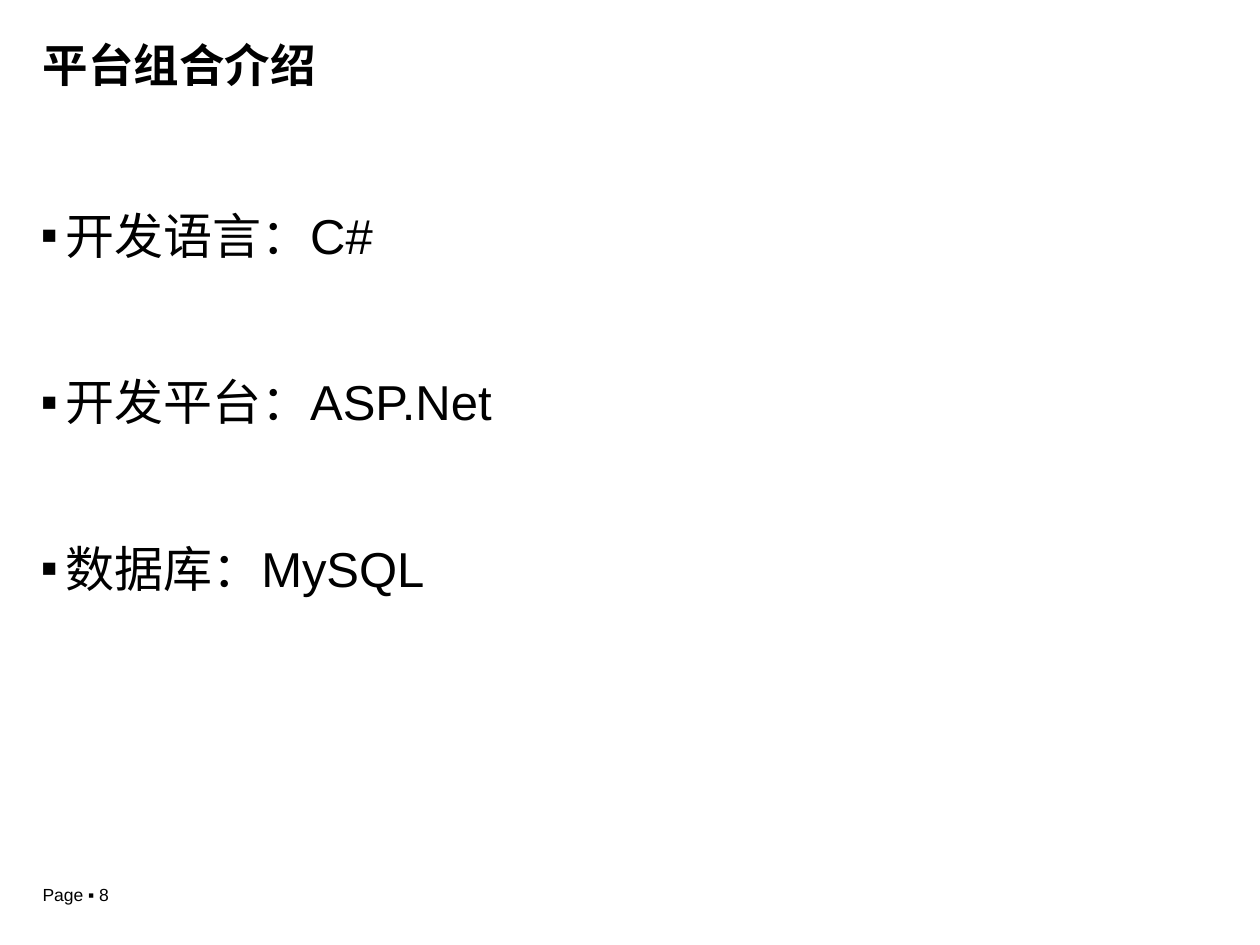
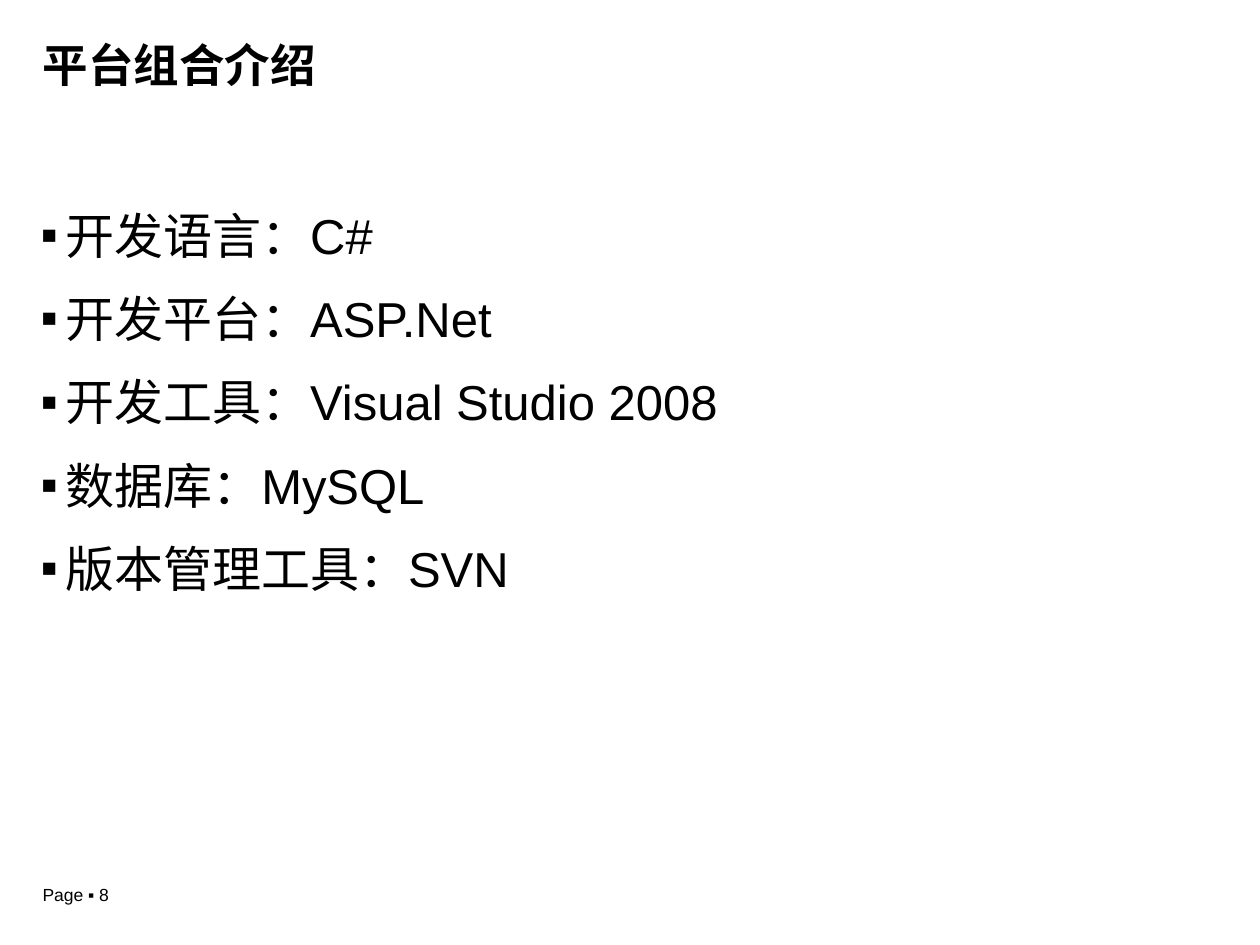
Before and after one commit to pthis/software-engineering, a slide deck: slide 8 of 项目汇报/项目汇报_Dream Killer_20110308.ppt. Drawn at 1260x945 pixels with LibreOffice and Linux fonts; fonts in the diff are those of the drawing; background and template pictures are left out. Boxes give left, top, right and bottom in pixels: in the first picture for what was removed or moved away, otherwise in the second. Text is boxed around its words. In the diff, an @@ line names an element or a change of style, - is before the commit and + after.

```diff
--- a/项目汇报/项目汇报_Dream Killer_20110308.ppt
+++ b/项目汇报/项目汇报_Dream Killer_20110308.ppt
@@ text at [66, 378, 718, 424]: paragraph added @@
+▪ 开发工具：Visual Studio 2008
@@ text at [66, 545, 509, 591]: paragraph added @@
+▪ 版本管理工具：SVN
```
